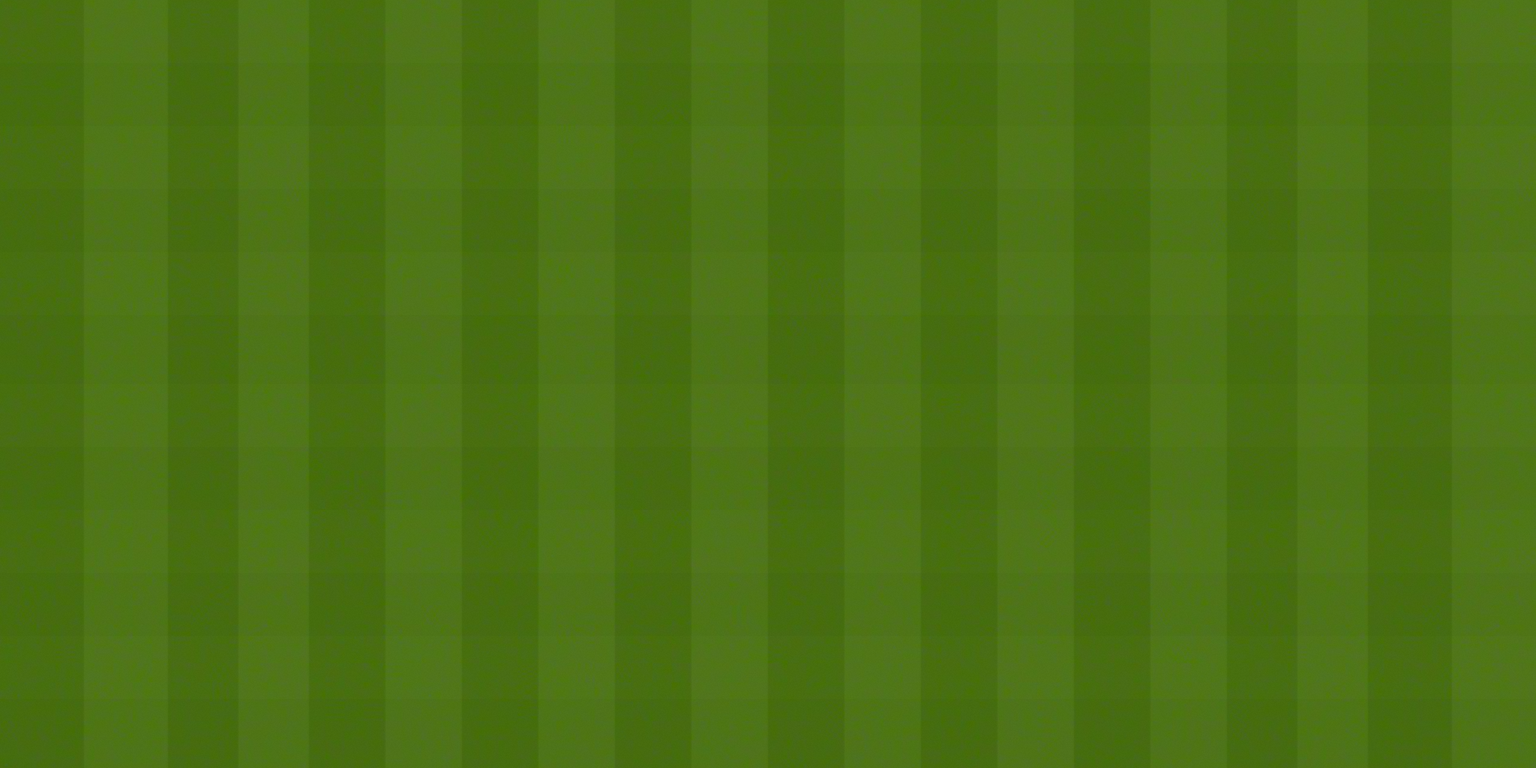
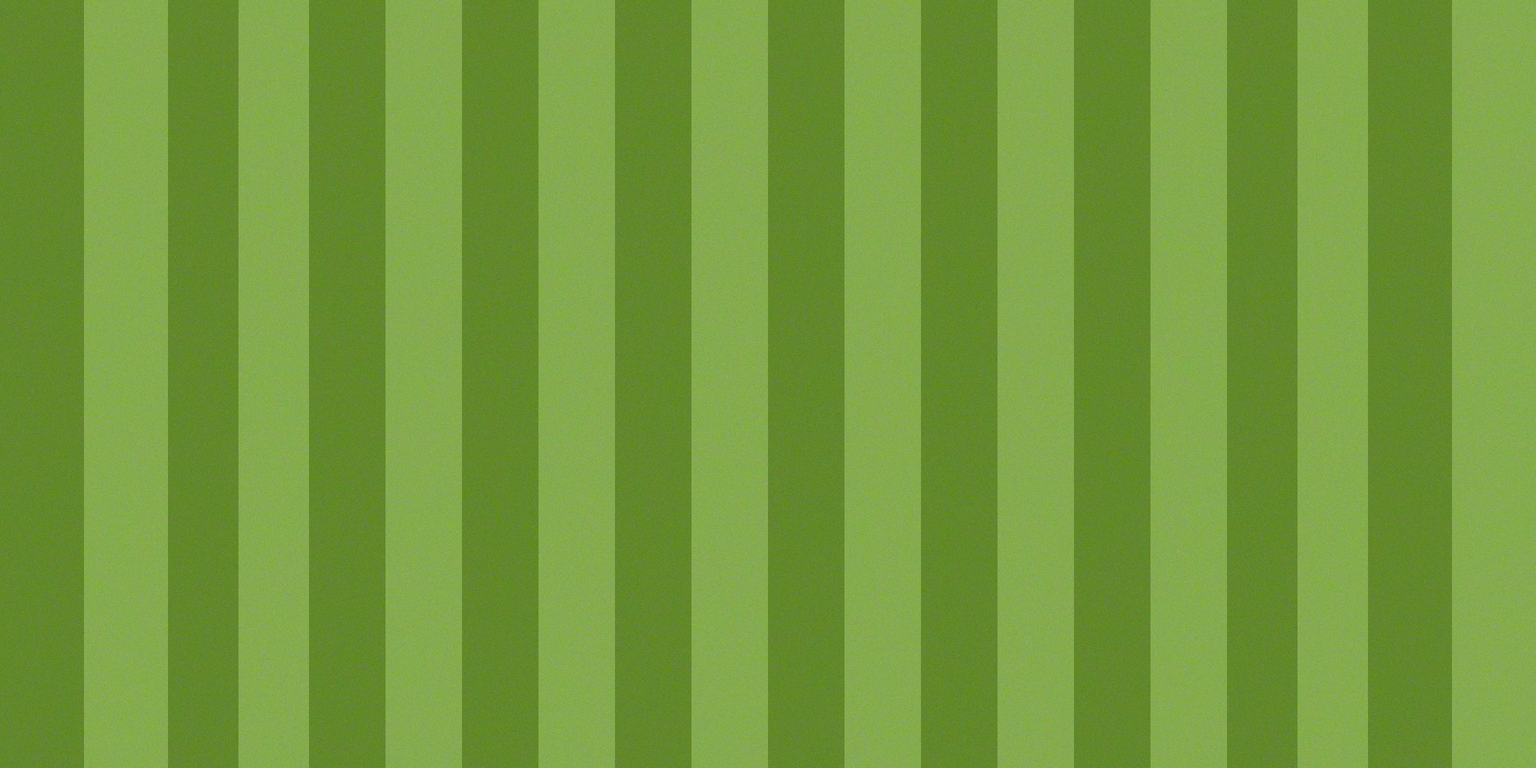
Before/after of a 1536px x 768px layered artwork. What changed in the layer stack:
moved "Grass" above "Layer 25" over [0, 0, 1536, 768]
removed layer "Layer 23" over [0, 0, 1536, 768]
renamed "Layer 21" to "Layer 25", opacity 4% → 100%, blend soft light → normal, painted on it over [0, 0, 1536, 768]
